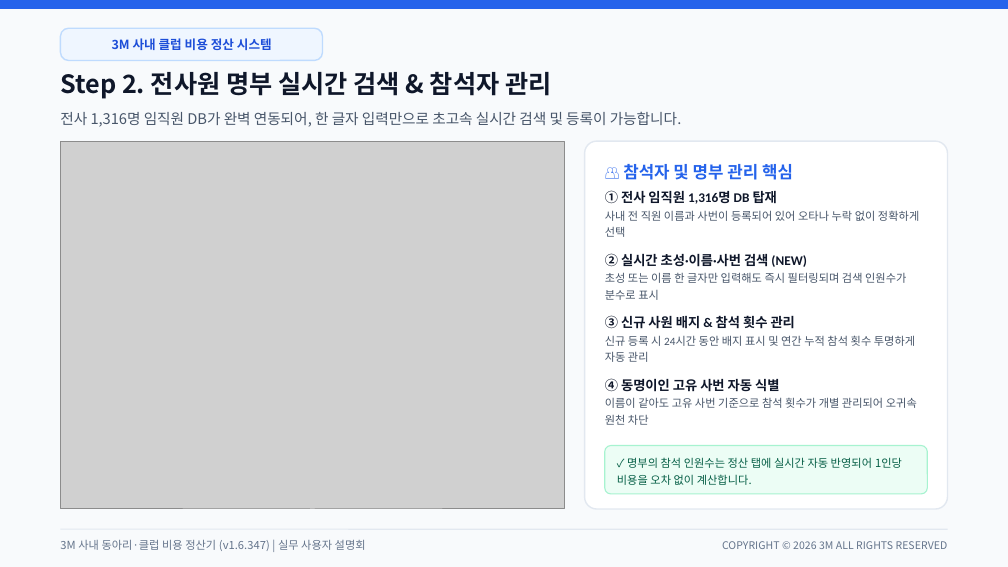
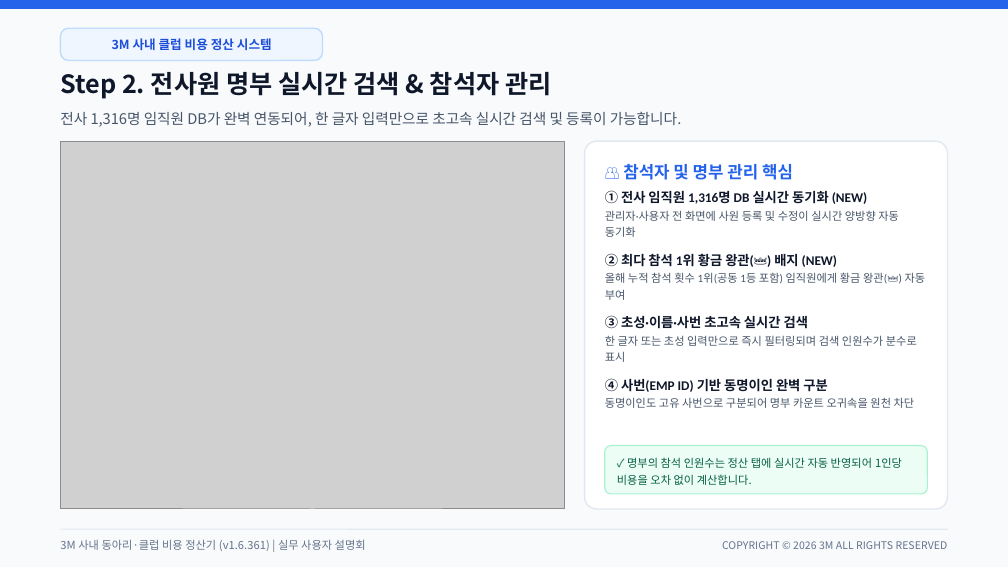
Before and after one commit to gochujangs33-dot/Club-expense, a slide deck: slide 5 of 3M_사내_클럽_비용_정산_시스템_사용_설명회.pptx. Drawn at 1008x567 pixels with LibreOffice and Linux fonts; fonts in the diff are those of the drawing; grey boxes stand for pictures. Boxes give left, top, right and bottom in pixels: in the first picture for what was removed or moved away, otherwise in the second. Text is boxed around its words. In the diff, an @@ line names an element or a change of style, - is before the commit and + after.

Commit message:
v1.6.361: 발표자료(PPTX) 및 인앱 사용법·정산 기준 모달 최신 내용 전면 동기화

```diff
--- a/3M_사내_클럽_비용_정산_시스템_사용_설명회.pptx
+++ b/3M_사내_클럽_비용_정산_시스템_사용_설명회.pptx
@@ text at <box>605,190,899,237</box>: text changed @@
-① 전사 임직원 1,316명 DB 탑재
-사내 전 직원 이름과 사번이 등록되어 있어 오타나 누락 없이 정확하게 선택
+① 전사 임직원 1,316명 DB 실시간 동기화 (NEW)
+관리자·사용자 전 화면에 사원 등록 및 수정이 실시간 양방향 자동 동기화
@@ text at <box>605,253,926,300</box>: text changed @@
-② 실시간 초성·이름·사번 검색 (NEW)
-초성 또는 이름 한 글자만 입력해도 즉시 필터링되며 검색 인원수가 분수로 표시
+② 최다 참석 1위 황금 왕관(👑) 배지 (NEW)
+올해 누적 참석 횟수 1위(공동 1등 포함) 임직원에게 황금 왕관(👑) 자동 부여
@@ text at <box>605,315,917,362</box>: text changed @@
-③ 신규 사원 배지 & 참석 횟수 관리
-신규 등록 시 24시간 동안 배지 표시 및 연간 누적 참석 횟수 투명하게 자동 관리
+③ 초성·이름·사번 초고속 실시간 검색
+한 글자 또는 초성 입력만으로 즉시 필터링되며 검색 인원수가 분수로 표시
@@ text at <box>605,378,915,408</box>: text changed @@
-④ 동명이인 고유 사번 자동 식별
-이름이 같아도 고유 사번 기준으로 참석 횟수가 개별 관리되어 오귀속 원천 차단
+④ 사번(EMP ID) 기반 동명이인 완벽 구분
+동명이인도 고유 사번으로 구분되어 명부 카운트 오귀속을 원천 차단
@@ text at <box>60,540,366,551</box>: text changed @@
-3M 사내 동아리·클럽 비용 정산기 (v1.6.347) | 실무 사용자 설명회
+3M 사내 동아리·클럽 비용 정산기 (v1.6.361) | 실무 사용자 설명회
```
Also in this commit, not shown: 11 other slides changed, 14 other files.
